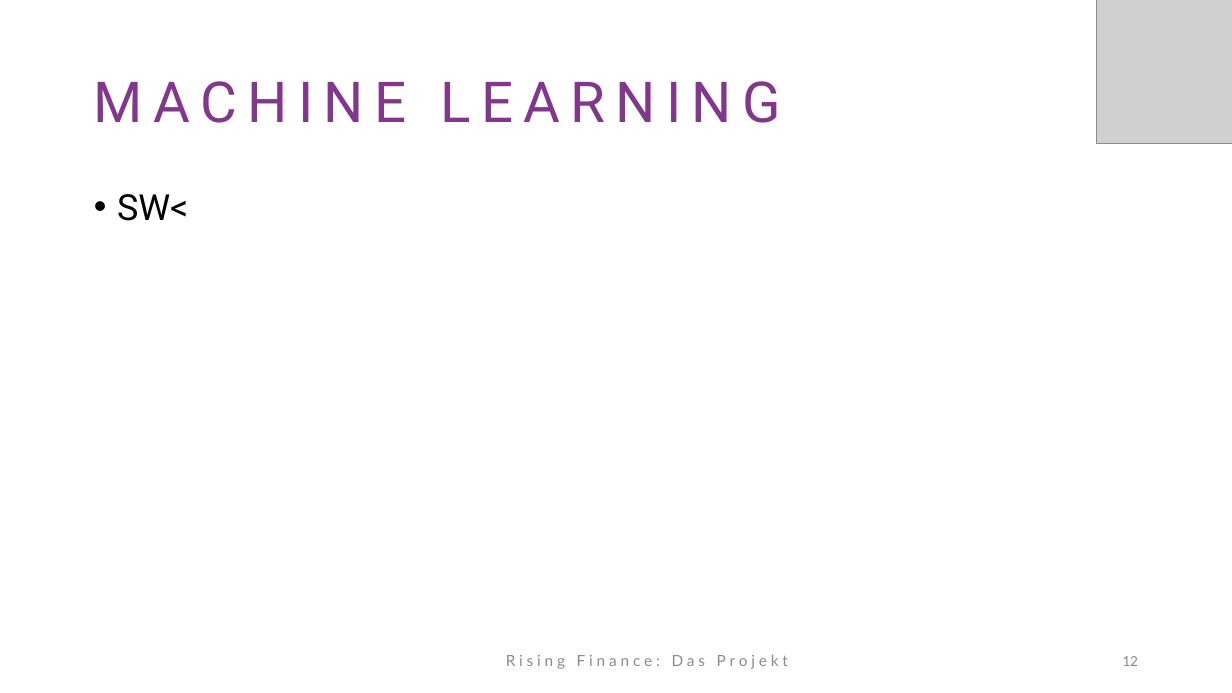
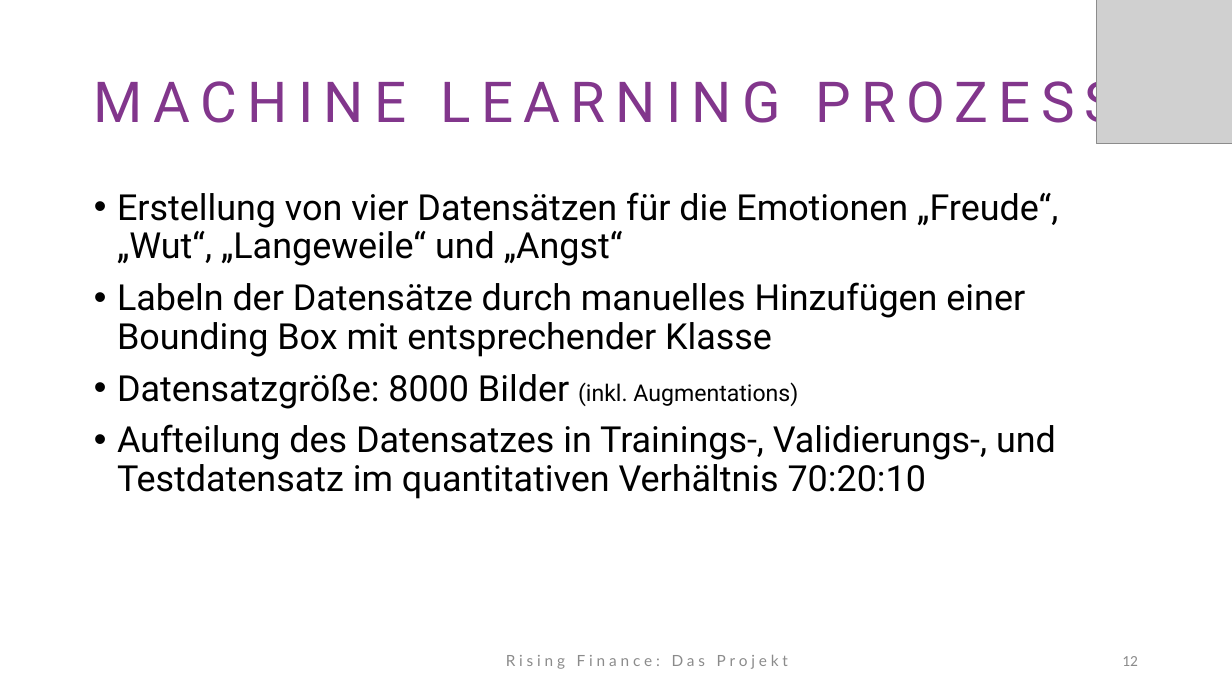
Before and after one commit to LennartFertig/Fallstudie-Rising-Finance, a slide deck: slide 12 of Abschlusspräsentation.pptx. Drawn at 1232x693 pixels with LibreOffice and Linux fonts; fonts in the diff are those of the drawing; grey boxes stand for pictures. Boxes give left, top, right and bottom in pixels: in the first picture for what was removed or moved away, otherwise in the second. Text is boxed around its words. In the diff, an @@ line names an element or a change of style, - is before the commit and + after.

```diff
--- a/Abschlusspräsentation.pptx
+++ b/Abschlusspräsentation.pptx
@@ title at (94,70,1118,135): text changed @@
-MACHINE LEARNING
+MACHINE LEARNING PROZESS
@@ text at (117,192,1058,499): text changed @@
-• SW<
+• Erstellung von vier Datensätzen für die Emotionen „Freude“, „Wut“, „Langeweile“ und „Angst“
+• Labeln der Datensätze durch manuelles Hinzufügen einer Bounding Box mit entsprechender Klasse
+• Datensatzgröße: 8000 Bilder (inkl. Augmentations)
+• Aufteilung des Datensatzes in Trainings-, Validierungs-, und Testdatensatz im quantitativen Verhältnis 70:20:10
```
Also in this commit, not shown: 6 other slides changed, 1 slide added.
